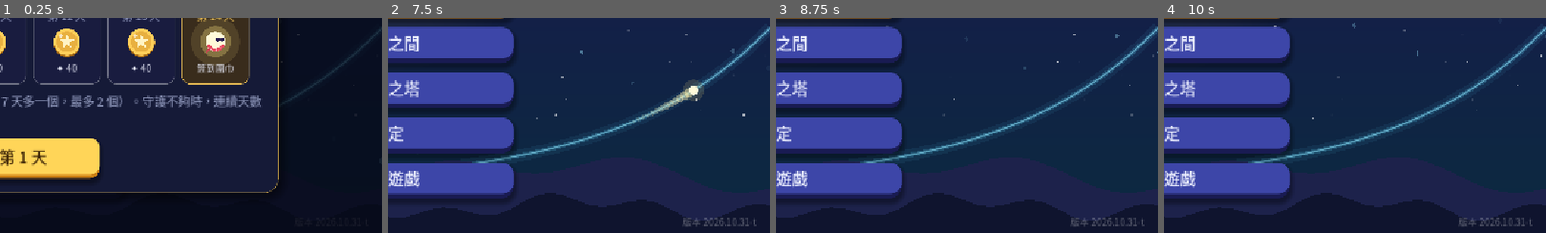
Above: before the commit, frames 1-4 (left to right).
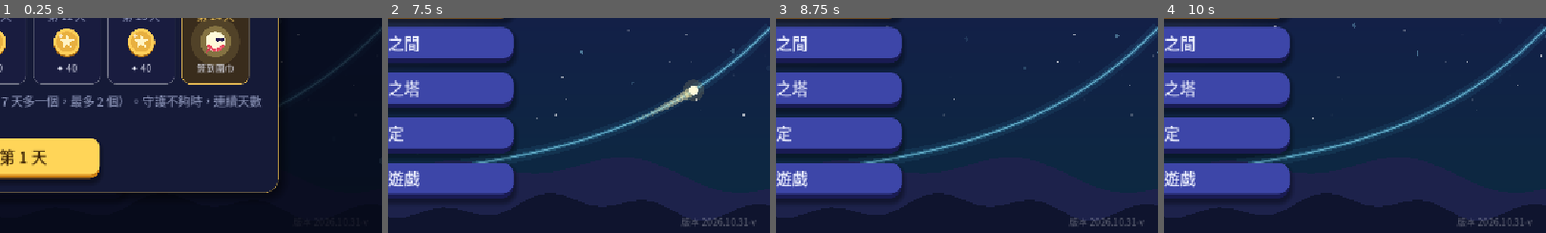
Above: after the commit, the same moments.

Repository: sam2068csie/light-spirit-journey
Game: Godot game, scene res://main_menu.tscn
Two runs of this game, one before a commit and one after it. Both use one fixed random seed, a clock stepped at 60 frames per second and the inputs below.
Inputs (mouse positions are % of the whole screen's width and height, from its top left):
- Up to frame 1 (0.25 s): no input
- Up to frame 2 (7.5 s): click "開始冒險" at 0.5 s; click "開始冒險" at 1.25 s; click "修煉之間" at 2 s; click "終焉之塔" at 2.75 s; click "設定" at 3.5 s; click "離開遊戲" at 4.25 s; click "每日任務" at 5 s; click "光靈扭蛋" at 5.75 s; click "光靈衣櫃" at 6.5 s; click "✕" at 7.25 s
- Up to frame 3 (8.75 s): tap Enter at 8 s; drag from (50, 50) to (60, 28) at 8.02 s
- Up to frame 4 (10 s): drag from (30, 55) to (45, 70) at 8.77 s; move the mouse to (60, 28) at 9.52 s; hold Right from 9.53 s (still down); tap 9 at 9.6 s
The pictures show only the part of the screen within x 50-100%, y 50-100%; the shares and areas given below are measured in that part.

The runs differ from the first frame. In frame 2, 0.3% of the frame differs, in the area x 77-97%, y 92-97%; in frame 3, 0.3%; in frame 4, 0.3%.

Commit message:
G5 圖形上的和角：三個題型都加上示意圖（新增 fig 幾何圖：點、線段、長度、直角、角、圓弧、坐標軸）(BUILD 2026.10.31-v)
Co-Authored-By: Claude Opus 5.5 <noreply@anthropic.com>
Claude-Session: https://claude.ai/code/session_01RombajUyooAJ6yvir5uviP

Diff:
--- a/data/game.gd
+++ b/data/game.gd
@@ -560,7 +560,7 @@
 
 const DQ := preload("daily_quests.gd")
 ## 版本號（主畫面右下角會顯示）：每次交給你新的檔案時更新，方便確認手機上裝的是不是最新版
-const BUILD := "2026.10.31-t"
+const BUILD := "2026.10.31-v"
 
 
 ## 讀取各單元的資料；舊存檔（還沒有單元的版本）的今日修煉、終焉之塔紀錄搬到「指數與對數」
--- a/data/level_trig4_tide.gd
+++ b/data/level_trig4_tide.gd
@@ -1281,11 +1281,99 @@
 			_draw_mode(get_theme_default_font())
 
 	func _draw_circ(font: Font, rect: Rect2) -> void:
+		if String(circ.get("kind", "")) == "fig":
+			draw_style_box(UITheme.boxc(Color(0.03, 0.06, 0.14, 0.55), 12, Color(0.78, 0.6, 1.0, 0.22), 1, 0), rect.grow(6))
+			_draw_fig(font, rect, circ)
+			return
 		if String(circ.get("kind", "")) != "tide":
 			super(font, rect)
 			return
 		draw_style_box(UITheme.boxc(Color(0.03, 0.06, 0.14, 0.55), 12, Color(0.78, 0.6, 1.0, 0.22), 1, 0), rect.grow(6))
 		_plot(font, rect, circ, false)
+
+	## 幾何示意圖（kind = "fig"）：
+	##   pts {名稱: [x, y]}、segs [[P, Q, 標籤]]、right [[頂點, P, Q]]（直角記號）、
+	##   angles [[頂點, P, Q, 標籤]]（角的小弧）、carcs [[圓心, P, Q]]（圓弧）、axes（畫坐標軸）、hide [不標名字的點]
+	func _draw_fig(font: Font, rect: Rect2, f: Dictionary) -> void:
+		var pts: Dictionary = f.get("pts", {})
+		if pts.is_empty():
+			return
+		var lo := Vector2(INF, INF)
+		var hi := Vector2(-INF, -INF)
+		for k in pts:
+			var v := Vector2(float(pts[k][0]), float(pts[k][1]))
+			lo = Vector2(minf(lo.x, v.x), minf(lo.y, v.y))
+			hi = Vector2(maxf(hi.x, v.x), maxf(hi.y, v.y))
+		var span := (hi - lo)
+		span = Vector2(maxf(span.x, 1e-6), maxf(span.y, 1e-6))
+		var pad := 26.0
+		# 下緣多留一點：光靈的對話泡泡在左下角，不要蓋到圖
+		var area := Rect2(rect.position, rect.size - Vector2(0, 30))
+		var sc := minf((area.size.x - 2.0 * pad) / span.x, (area.size.y - 2.0 * pad) / span.y)
+		var mid := (lo + hi) / 2.0
+		var c0 := area.get_center()
+		var to := func(v: Vector2) -> Vector2:
+			return Vector2(c0.x + (v.x - mid.x) * sc, c0.y - (v.y - mid.y) * sc)
+		var P := {}
+		var cen := Vector2.ZERO
+		for k in pts:
+			P[k] = to.call(Vector2(float(pts[k][0]), float(pts[k][1])))
+			cen += P[k]
+		cen /= float(pts.size())
+		var line_c := Color(0.85, 0.9, 1.0, 0.85)
+		var dim := Color(1, 1, 1, 0.5)
+		if f.get("axes", false):
+			var o2: Vector2 = to.call(Vector2.ZERO)
+			draw_line(Vector2(rect.position.x + 6.0, o2.y), Vector2(rect.end.x - 6.0, o2.y), Color(1, 1, 1, 0.3), 1.2)
+			draw_line(Vector2(o2.x, rect.position.y + 6.0), Vector2(o2.x, rect.end.y - 6.0), Color(1, 1, 1, 0.3), 1.2)
+			MathLabel.draw_on(self, font, rect.end.x - 12.0, o2.y - 6.0, "x", UITheme.fs(12), dim)
+			MathLabel.draw_on(self, font, o2.x + 10.0, rect.position.y + 16.0, "y", UITheme.fs(12), dim)
+		# 圓弧
+		for ca in f.get("carcs", []):
+			var cc: Vector2 = P[ca[0]]
+			var a1: float = (P[ca[1]] - cc).angle()
+			var a2: float = (P[ca[2]] - cc).angle()
+			var r: float = cc.distance_to(P[ca[1]])
+			var d: float = wrapf(a2 - a1, -PI, PI)
+			draw_arc(cc, r, a1, a1 + d, 48, Color(UITheme.ORANGE.r, UITheme.ORANGE.g, UITheme.ORANGE.b, 0.85), 2.0, true)
+		# 角的小弧
+		for an in f.get("angles", []):
+			var v: Vector2 = P[an[0]]
+			var b1: float = (P[an[1]] - v).angle()
+			var b2: float = (P[an[2]] - v).angle()
+			var dd: float = wrapf(b2 - b1, -PI, PI)
+			var ac: Color = UITheme.GOLD
+			draw_arc(v, 24.0, b1, b1 + dd, 24, ac, 2.0, true)
+			if an.size() > 3 and String(an[3]) != "":
+				var bm := b1 + dd / 2.0
+				MathLabel.draw_on(self, font, v.x + cos(bm) * 40.0, v.y + sin(bm) * 40.0 + 5.0, String(an[3]), UITheme.fs(13), ac)
+		# 線段與長度
+		for sg in f.get("segs", []):
+			var a: Vector2 = P[sg[0]]
+			var b: Vector2 = P[sg[1]]
+			draw_line(a, b, line_c, 2.0, true)
+			if sg.size() > 2 and String(sg[2]) != "":
+				var m: Vector2 = (a + b) / 2.0
+				var nrm: Vector2 = Vector2(-(b - a).y, (b - a).x).normalized()
+				if nrm.dot(m - cen) < 0.0:
+					nrm = -nrm
+				MathLabel.draw_on(self, font, m.x + nrm.x * 14.0, m.y + nrm.y * 14.0 + 5.0, String(sg[2]), UITheme.fs(13), UITheme.CYAN_LIGHT)
+		# 直角記號
+		for rt in f.get("right", []):
+			var v2: Vector2 = P[rt[0]]
+			var u1: Vector2 = (P[rt[1]] - v2).normalized() * 9.0
+			var u2: Vector2 = (P[rt[2]] - v2).normalized() * 9.0
+			draw_polyline(PackedVector2Array([v2 + u1, v2 + u1 + u2, v2 + u2]), Color(1, 1, 1, 0.75), 1.5, true)
+		# 點與名稱
+		var hide: Array = f.get("hide", [])
+		for k in pts:
+			var q: Vector2 = P[k]
+			UITheme.dot(self, q, 3.5, UITheme.GOLD)
+			if k in hide:
+				continue
+			var away: Vector2 = (q - cen)
+			away = away.normalized() if away.length() > 1.0 else Vector2(0, -1)
+			MathLabel.draw_on(self, font, q.x + away.x * 15.0, q.y + away.y * 15.0 + 5.0, String(k), UITheme.fs(14), UITheme.GOLD)
 
 	func _draw_mode(font: Font) -> void:
 		var rc := _spin_rect()
--- a/data/trig5_bank.gd
+++ b/data/trig5_bank.gd
@@ -444,7 +444,12 @@
 					"(7/25)(4/5) = 28/125，(24/25)(3/5) = 72/125", "分子乘分子、分母乘分母。", T_GEO),
 				_f("相加", "兩個乘積相加，再約分。", "sin∠AOB = [0]", ["4/5"],
 					"sin∠AOB = 100/125 = 4/5", "28 + 72 = 100。", T_GEO),
-			 ]},
+			 ],
+				 "circles": [{"kind": "fig", "after": -1,
+					"pts": {"O": [0, 0], "A": [25, 0], "B": [15, 20], "P": [24, 7], "E": [24, 0], "F": [12, 16]},
+					"carcs": [["O", "A", "B"]], "segs": [["O", "A", ""], ["O", "B", ""], ["O", "P", "25"], ["P", "E", "7"], ["P", "F", "15"]],
+					"right": [["E", "O", "P"], ["F", "O", "P"]], "angles": [], "hide": ["E", "F"]}],
+			},
 			{"eq": "O 為原點，A(3, 1)、B(−1, 2)，\n∠AOB = θ，求 tan θ",
 			 "steps": [
 				_f("斜率", "OA 的斜率 = 1/3。OB 的斜率是 y ÷ x：", "OB 的斜率 = [0]", ["-2"],
@@ -454,7 +459,11 @@
 				_f("tan θ", "分子 ÷ 分母：", "tan θ = [0]", ["-7"], "tan θ = (−7/3) ÷ (1/3) = −7", "−7/3 × 3。", T_GEO),
 				_c("鈍角還是銳角", "tan θ = −7 < 0，θ 是？", ["鈍角", "銳角"], 0,
 					"tan 是負的：θ 在第二象限，是鈍角。", "OB 在第二象限、OA 在第一象限。", "θ 是鈍角", T_GEO),
-			 ]},
+			 ],
+				 "circles": [{"kind": "fig", "after": -1, "axes": true,
+					"pts": {"O": [0, 0], "A(3, 1)": [3, 1], "B(−1, 2)": [-1, 2]},
+					"segs": [["O", "A(3, 1)", ""], ["O", "B(−1, 2)", ""]], "angles": [["O", "A(3, 1)", "B(−1, 2)", "θ"]]}],
+			},
 			{"eq": "四邊形 ABCD 中，∠ABD = ∠BCD = 90°，\\ol{AB} = 12、\n\\ol{BD} = 5、\\ol{BC} = 3、\\ol{CD} = 4（A、C 在 \\ol{BD} 的兩側），求 cos∠ADC",
 			 "steps": [
 				_f("△ABD", "△ABD 中 ∠ABD = 90°，\\ol{AB} = 12、\\ol{BD} = 5。", "\\ol{AD} = [0]，cos∠ADB = [1]，sin∠ADB = [2]", ["13", "5/13", "12/13"],
@@ -465,7 +474,12 @@
 					"(5/13)(4/5) = 20/65，(12/13)(3/5) = 36/65", "分子乘分子、分母乘分母。", T_GEO),
 				_f("相減", "cos α cos β 減掉 sin α sin β。", "cos∠ADC = [0]", ["-16/65"],
 					"cos∠ADC = 20/65 − 36/65 = −16/65", "20 − 36 = −16。", T_GEO),
-			 ]},
+			 ],
+				 "circles": [{"kind": "fig", "after": -1,
+					"pts": {"A": [-12, 0], "B": [0, 0], "D": [0, 5], "C": [2.4, 1.8]},
+					"segs": [["A", "B", "12"], ["B", "D", "5"], ["A", "D", ""], ["B", "C", "3"], ["C", "D", "4"]],
+					"right": [["B", "A", "D"], ["C", "B", "D"]], "angles": [["D", "A", "C", ""]]}],
+			},
 		 ]},
 
 		{"id": "judge", "chapter": 2, "type": "forge", "title": "真假判斷",
